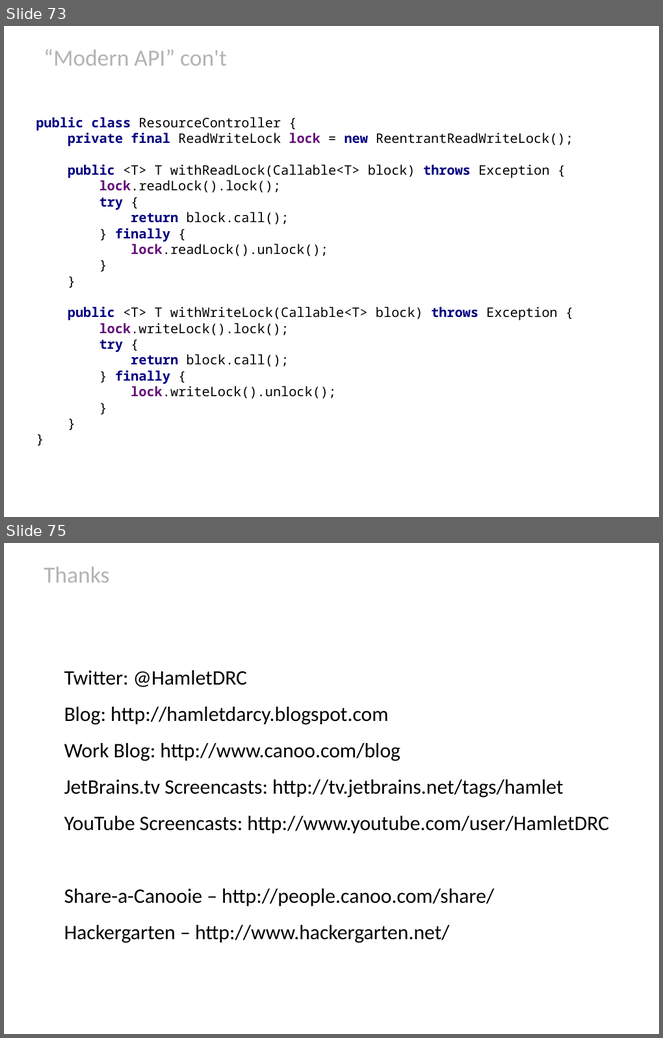
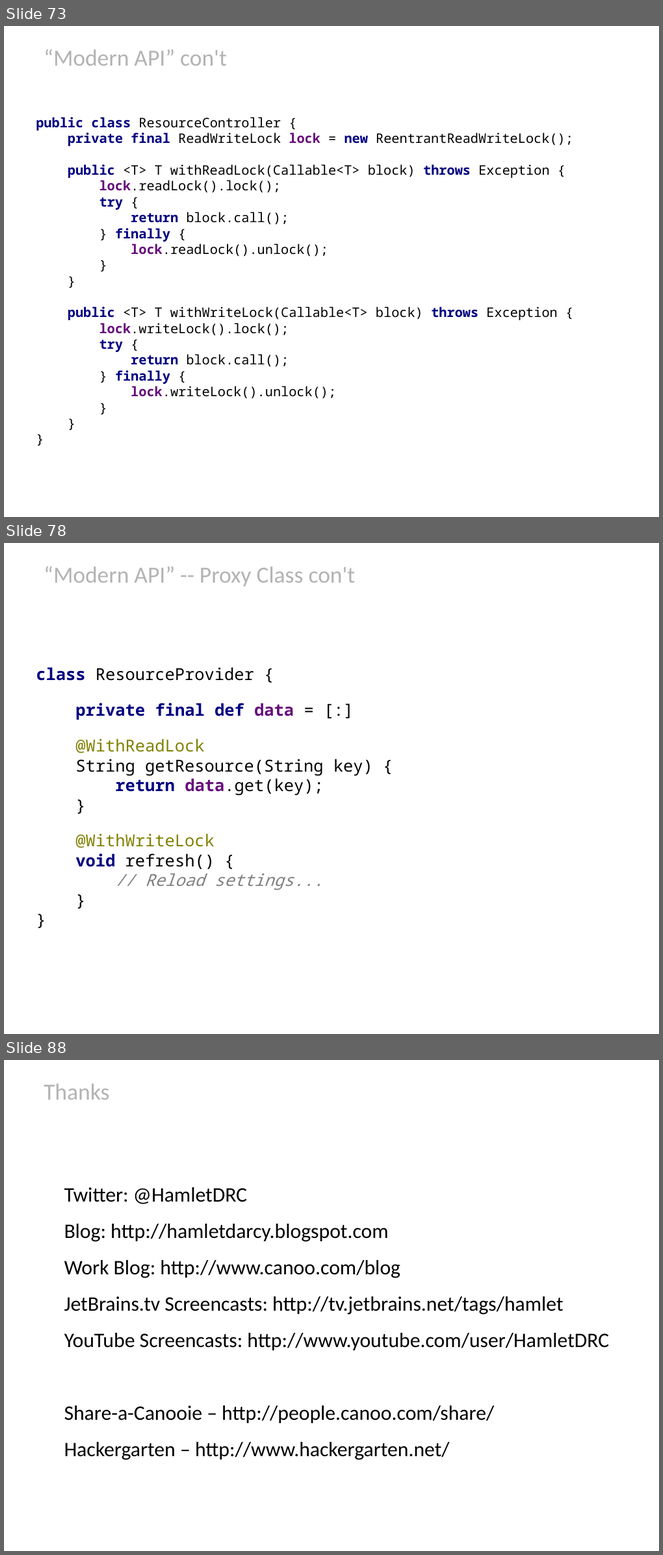
Before and after one commit to HamletDRC/presentations, a slide deck: javaboilerplatebusters/BoilerPlateBusters_Confess.odp. Shown one above the other, each under a label of ours: slides 73 and 75 before the commit, slides 73, 78 and 88 after it; the slides between them are not shown. The pictures are 663x1038 and 663x1555 pixels, drawn with LibreOffice and Linux fonts; fonts in the diff are those of the drawing; background and template pictures are left out. Boxes give left, top, right and bottom in pixels: in the first picture for what was removed or moved away, otherwise in the second. Text is boxed around its words. In the diff, an @@ line names an element or a change of style, - is before the commit and + after.

```diff
--- a/javaboilerplatebusters/BoilerPlateBusters_Confess.odp
+++ b/javaboilerplatebusters/BoilerPlateBusters_Confess.odp
@@ slide 78 added at box(4, 543, 659, 1034), background picture (left out) @@
@@ title added at box(44, 566, 356, 587), 28 pt, text #B3B3B3 @@
+“Modern API” -- Proxy Class con't
@@ subtitle added at box(36, 667, 373, 890), 20 pt, text #000000 @@
+class ResourceProvider {
+private final def data = [:]
+@WithReadLock
+String getResource(String key) {
+return data.get(key);
+}
+@WithWriteLock
+void refresh() {
+// Reload settings...
+}
+}
@@ what was slide 75 is now slide 88 @@
```
Also in this commit, not shown: 1 slide changed, 13 other slides added, 1 slide removed, 11 other files.
